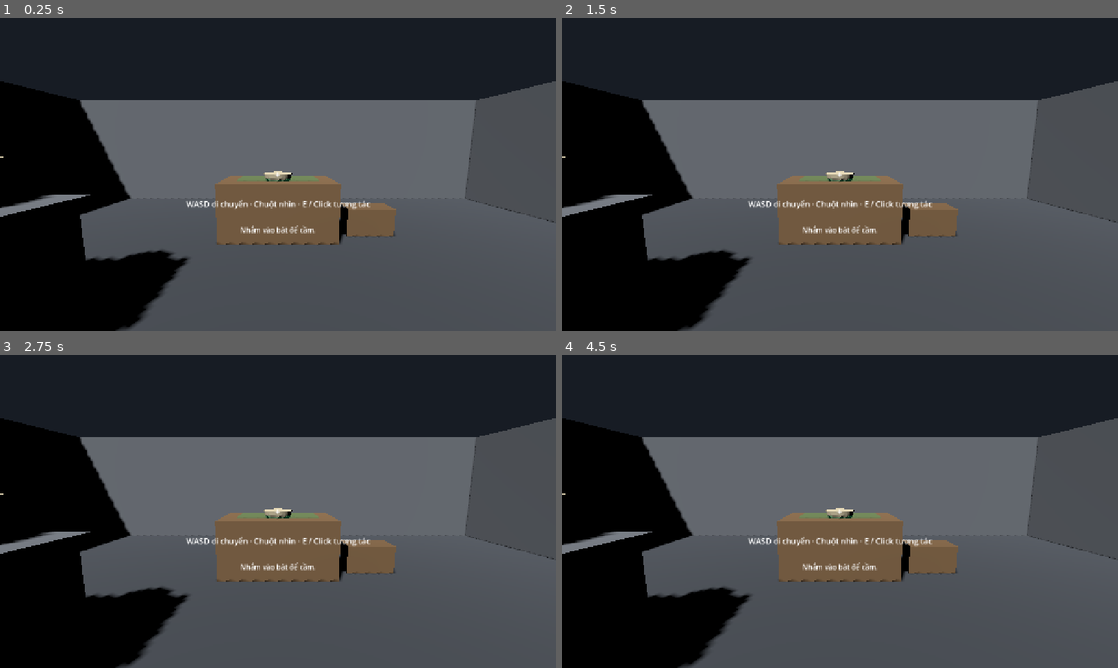
Above: before the commit, frames 1-4 (two rows, left to right).
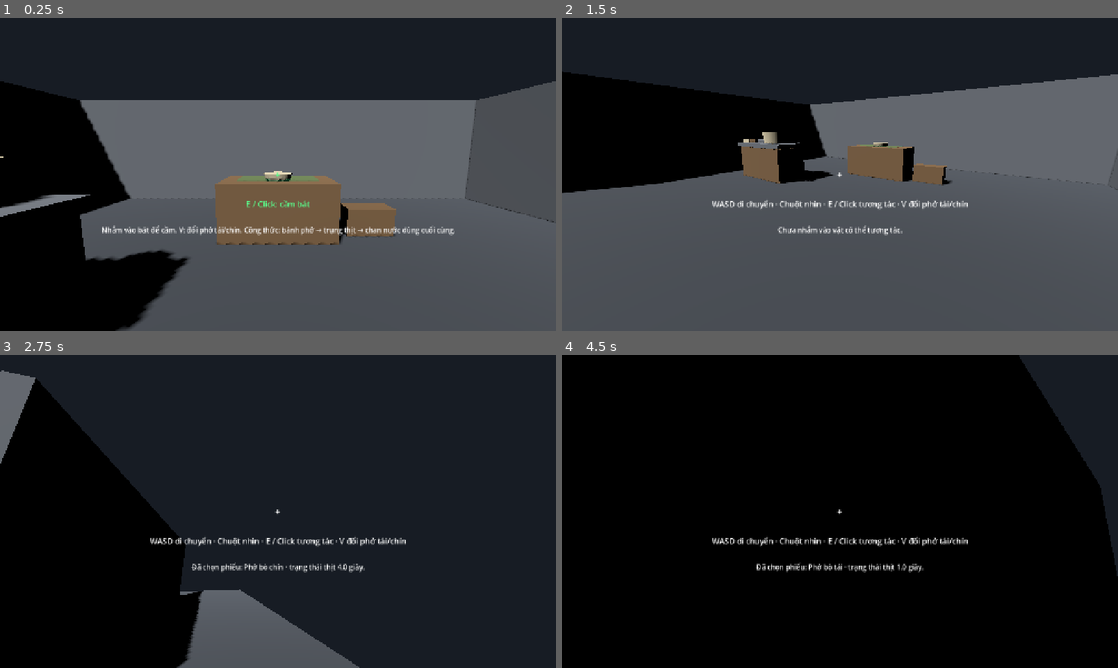
Above: after the commit, the same moments.

Repository: 24021368-DucAnh/Pho_Dau_Ngo
Game: Godot game, scene res://scenes/main.tscn
The game is run twice, just before and just after one commit, with the same random seed, the same clock (stepped at 60 frames per second) and the same inputs.
Inputs (mouse positions are in pixels of both pictures, inside the frame that each line leads up to):
- Up to frame 1 (0.25 s): no input
- Up to frame 2 (1.5 s): tap T at 0.5, 1.25 s; move the mouse to (962, 158) at 0.52 s; hold D (move_right) 0.53-1.28 s; hold E (interact) 0.53-1.28 s; click (962, 158) at 0.67 s; move the mouse to (728, 190) at 1.27 s; hold S (move_back) from 1.28 s (still down); click (728, 190) at 1.35 s
- Up to frame 3 (2.75 s): tap T at 2 s; move the mouse to (333, 442) at 2.02 s; release S (move_back) at 2.03 s; hold D (move_right) from 2.03 s (still down); tap V at 2.1 s
- Up to frame 4 (4.5 s): tap T at 2.75, 3.5, 4.25 s; move the mouse to (812, 574) at 2.77 s; release D (move_right) at 2.78 s; hold W (move_forward) 2.78-3.53 s; tap E (interact) at 2.85 s; click (812, 574) at 2.92 s; move the mouse to (1006, 558) at 3.52 s; press the mouse at (1006, 558) at 3.53 s; hold A (move_left) from 3.53 s (still down); move the mouse to (673, 464) at 4.27 s; release the mouse at (673, 464) at 4.28 s; tap V at 4.35 s

The runs differ from the first frame. In frame 1, 1.3% of the frame differs, in the area x 18-82%, y 49-70%; in frame 2, 32%; in frame 3, 56%; in frame 4, 81%, in the area x 0-100%, y 0-100%.
Error before the commit: Parse Error: Expected indented block after "if" block. (res://scripts/player_controller.gd:136)

Commit message:
fix(ui): remove obsolete blanch timer cleanup block

Diff:
--- a/game/scripts/player_controller.gd
+++ b/game/scripts/player_controller.gd
@@ -131,10 +131,6 @@
 		status_label.text = "Cần cầm bát để hủy phần đang chế biến."
 		return
 	var result: Dictionary = held_bowl.cancel_preparation()
-	if bool(result.get("ok", false)):
-		for station in _stations:
-			if station != null:
-
 	status_label.text = String(result.get("message", "Không thể hủy bát."))
 
 
